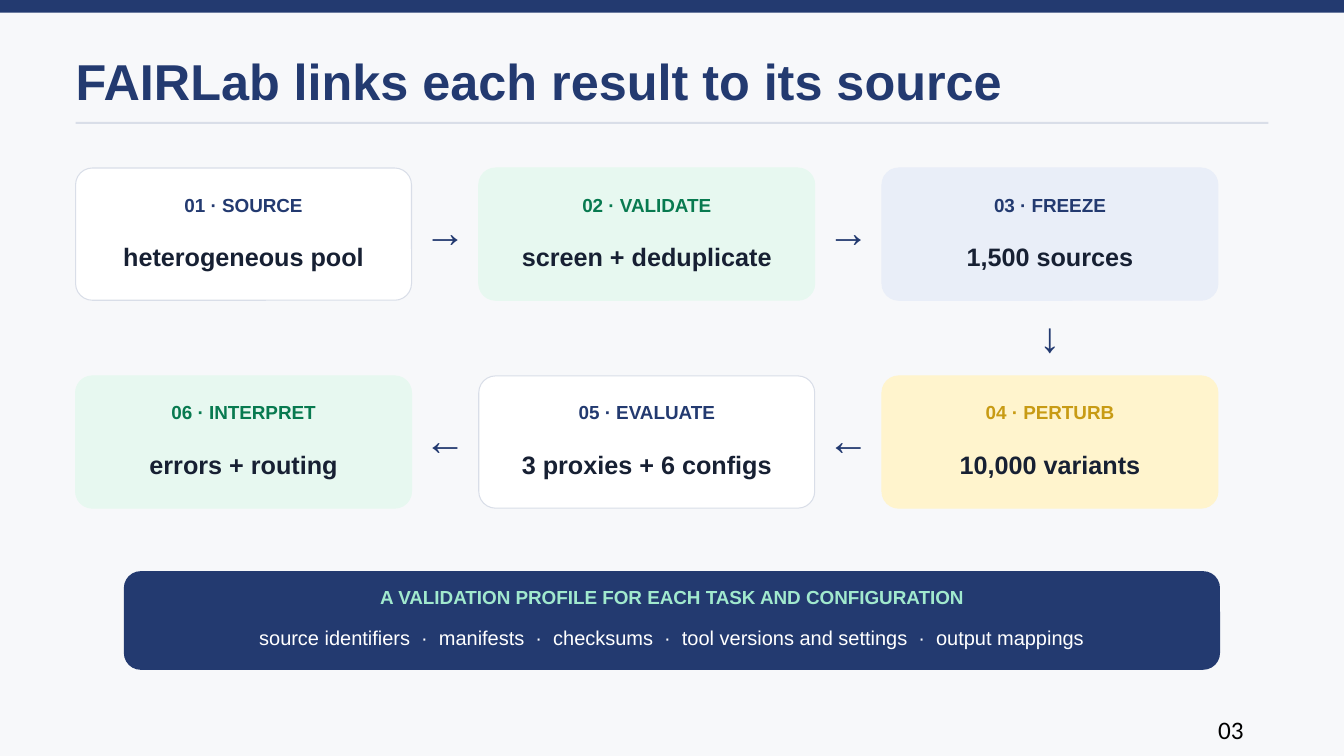
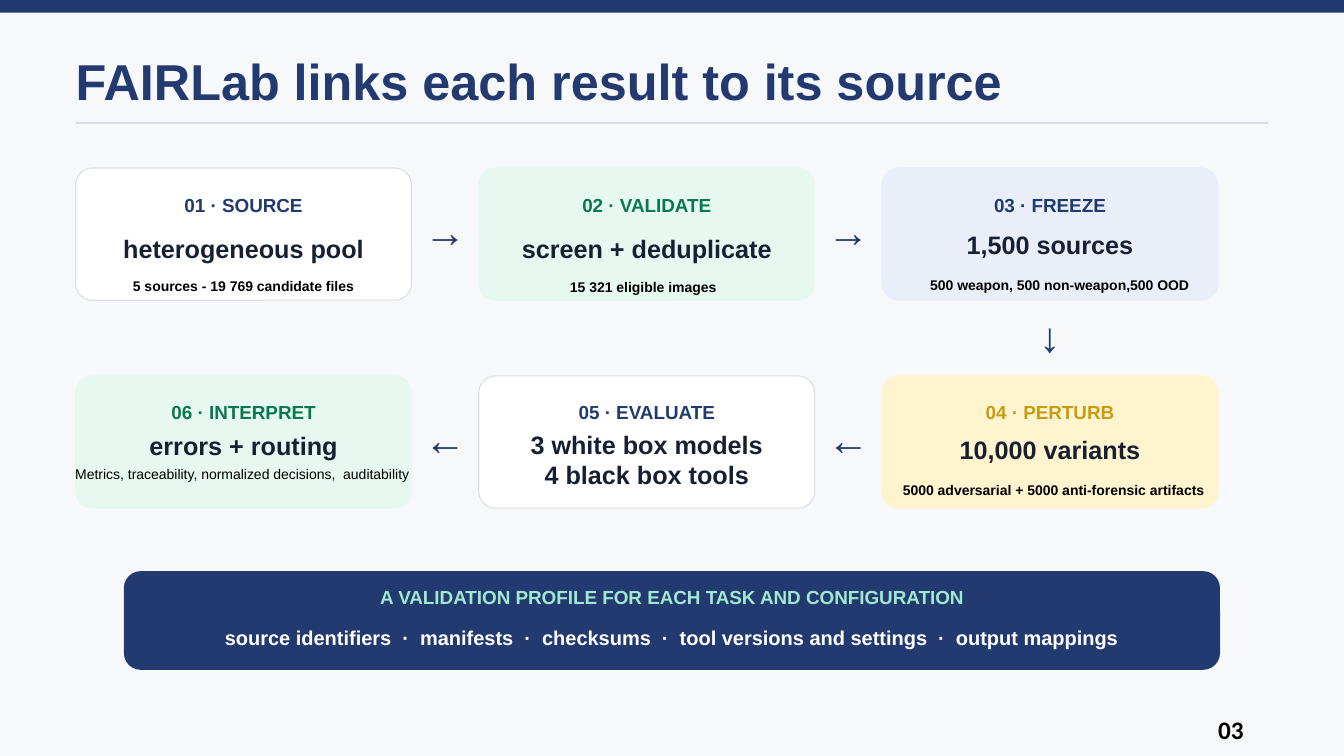
Before and after one commit to lmolinario/Molinario_Thesis_Defense_2026, a slide deck: slide 3 of Molinario_Thesis_Defense_2026.pptx. Drawn at 1344x756 pixels with LibreOffice and Linux fonts; fonts in the diff are those of the drawing. Boxes give left, top, right and bottom in pixels: in the first picture for what was removed or moved away, otherwise in the second. Text is boxed around its words. In the diff, an @@ line names an element or a change of style, - is before the commit and + after.

Commit message:
review

```diff
--- a/Molinario_Thesis_Defense_2026.pptx
+++ b/Molinario_Thesis_Defense_2026.pptx
@@ 3 texts: place and size @@
-3 texts at [123, 247, 1134, 272]
+3 texts at [123, 236, 1134, 264]
@@ text added at [133, 281, 354, 291], 10 pt, text #000000, bold @@
+5 sources - 19 769 candidate files
@@ text added at [570, 282, 716, 295], 10 pt, text #000000, bold @@
+15 321 eligible images
@@ text added at [930, 280, 1189, 293], 10 pt, text #000000, bold @@
+500 weapon, 500 non-weapon,500 OOD
@@ text "errors + routing": place and size @@
-text "errors + routing" at [149, 455, 338, 480]
+text "errors + routing" at [149, 436, 338, 461]
@@ text at [531, 435, 763, 485]: text changed @@
-3 proxies + 6 configs
+3 white box models
+4 black box tools
@@ text "10,000 variants": place and size @@
-text "10,000 variants" at [960, 455, 1141, 478]
+text "10,000 variants" at [960, 440, 1141, 463]
@@ text added at [75, 469, 409, 482], 10 pt, text #000000 @@
+Metrics, traceability, normalized decisions, auditability
@@ text added at [903, 485, 1204, 495], 10 pt, text #000000, bold @@
+5000 adversarial + 5000 anti-forensic artifacts
@@ text "source identifiers · manifests · ..." at [225, 630, 1118, 650]: bold on @@
```
